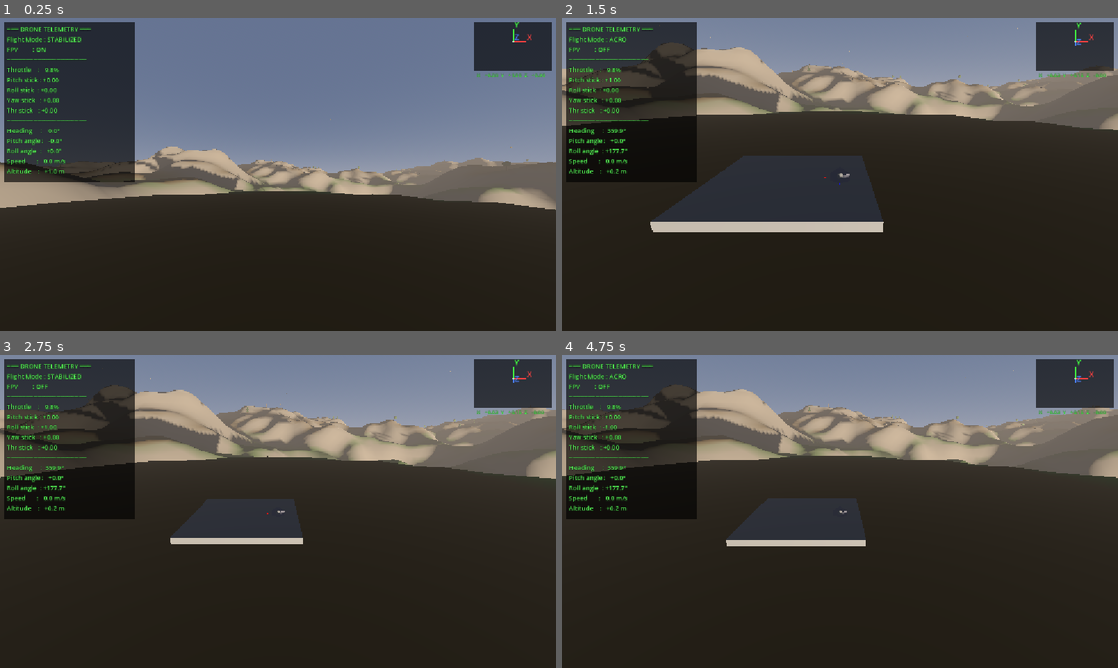
Above: before the commit, frames 1-4 (two rows, left to right).
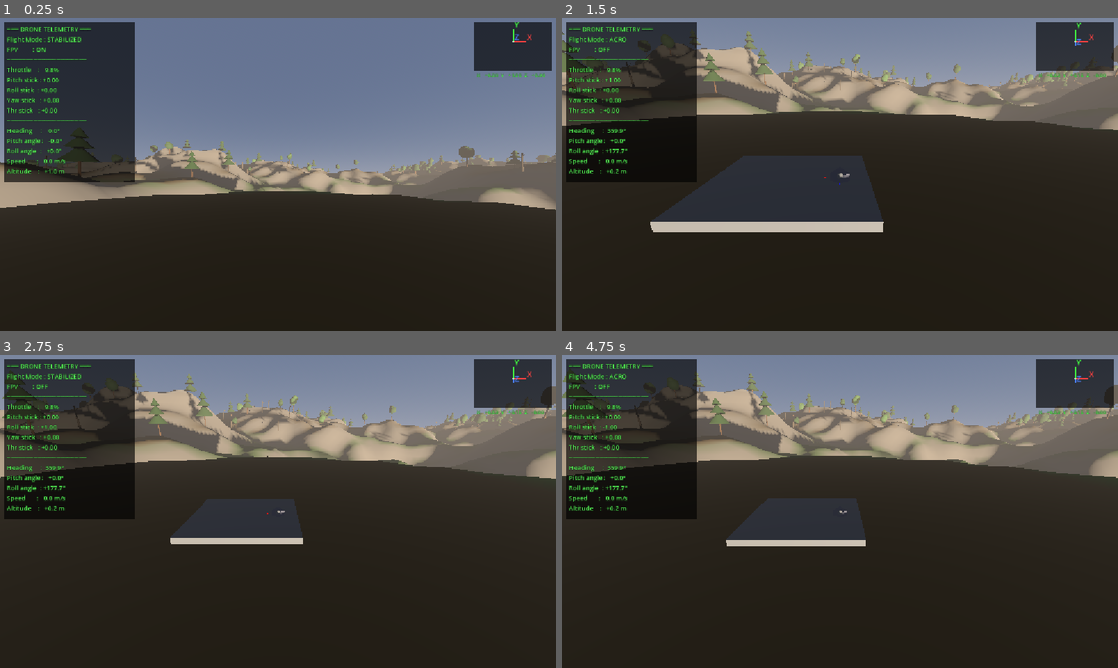
Above: after the commit, the same moments.

Repository: timbittner/dronesim
Game: Godot game, scene res://scenes/main.tscn
The game is run twice, just before and just after one commit, with the same random seed, the same clock (stepped at 60 frames per second) and the same inputs.
Inputs:
- Up to frame 1 (0.25 s): no input
- Up to frame 2 (1.5 s): tap Enter at 0.5 s; hold Right (roll_right) 0.53-1.28 s; hold M (toggle_flight_mode) 0.53-1.28 s; hold Down (pitch_backward) from 1.28 s (still down); tap C (toggle_fpv) at 1.35 s
- Up to frame 3 (2.75 s): release Down (pitch_backward) at 2.03 s; hold Right (roll_right) from 2.03 s (still down); hold M (toggle_flight_mode) from 2.03 s (still down)
- Up to frame 4 (4.75 s): tap R (reset_drone) at 2.75, 3.5, 4.25 s; release Right (roll_right) at 2.78 s; release M (toggle_flight_mode) at 2.78 s; hold Up (pitch_forward) 2.78-3.53 s; tap C (toggle_fpv) at 2.85, 4.35 s; hold M (toggle_flight_mode) 3.53-4.28 s; hold Left (roll_left) from 3.53 s (still down)

The runs differ from the first frame. In frame 1, 1.3% of the frame differs, in the area x 8-100%, y 32-51%; in frame 2, 1.4%; in frame 3, 1.7%, in the area x 0-100%, y 4-26%; in frame 4, 1.7%.

Commit message:
fix: correct scatter transforms, enlarge foliage, enable in-editor terrain
Trees and rocks were built with the global Transform3D.translated/scaled/
rotated helpers, which displace the origin — canopies flew off their trunks
and rocks floated into the air. Build each part's transform explicitly as
Transform3D(basis, origin) so parts stay joined and rocks sit in the ground.

Also make trees larger and more numerous (per-tree scale, higher counts,
fuller crowns), and make terrain_generator + scatter @tool scripts so the
world renders in the editor without running the game. Rename the shadowing
`basis` locals and document the Godot/Blender MCPs in AGENTS.md.

Co-Authored-By: Claude Opus 4.8 <noreply@anthropic.com>

Diff:
--- a/scripts/environment/scatter.gd
+++ b/scripts/environment/scatter.gd
@@ -1,14 +1,22 @@
+@tool
 extends Node3D
 
 ## Scatters visual-only trees and rocks across the terrain at generation time.
-## Trees = cone trunk + sphere canopy, rocks = rough box/sphere meshes.
+## Trees = cone trunk + sphere/cone canopy, rocks = rough box/sphere meshes.
 ## No collision bodies yet — visual only.
-
-@export var tree_count: int = 300
-@export var rock_count: int = 150
+##
+## Transforms are built explicitly as Transform3D(basis, origin). The chained
+## Transform3D.translated()/scaled()/rotated() helpers are GLOBAL (they move the
+## origin relative to the world origin), which previously flung canopies off
+## their trunks and rocks into the air. Do not reintroduce them here.
+
+@export var tree_count: int = 900
+@export var rock_count: int = 220
 @export var scatter_radius: float = 220.0  # stay inside generated terrain
-@export var min_spacing: float = 3.0       # min distance between objects
+@export var min_spacing: float = 4.0       # min distance between objects
 @export var flat_radius: float = 12.0      # keep spawn area clear
+@export var tree_scale_min: float = 1.6    # per-tree size multiplier range
+@export var tree_scale_max: float = 3.0
 
 # Shared meshes and materials (created once, reused across instances)
 var _trunk_mesh: CylinderMesh
@@ -18,6 +26,7 @@
 var _canopy_pine_mid: CylinderMesh
 var _canopy_pine_low: CylinderMesh
 var _dead_trunk: CylinderMesh
+var _stub_mesh: CylinderMesh
 
 var _rock_box_mesh: BoxMesh
 var _rock_sphere_mesh: SphereMesh
@@ -39,11 +48,22 @@
 
 
 func _generate() -> void:
+	_clear_generated()
 	_rng = RandomNumberGenerator.new()
 	_rng.seed = 137
 	_setup_meshes_and_materials()
 	_scatter_trees()
 	_scatter_rocks()
+
+
+## Frees previously-generated preview nodes. Generated meshes are added without
+## an owner, so scene-defined children are left untouched and nothing generated
+## is persisted into the .tscn.
+func _clear_generated() -> void:
+	for child in get_children():
+		if child.owner == null:
+			remove_child(child)
+			child.queue_free()
 
 
 func _setup_meshes_and_materials() -> void:
@@ -85,6 +105,11 @@
 	_dead_trunk.bottom_radius = 0.07
 	_dead_trunk.height = 1.5
 
+	_stub_mesh = CylinderMesh.new()
+	_stub_mesh.top_radius = 0.01
+	_stub_mesh.bottom_radius = 0.02
+	_stub_mesh.height = 0.3
+
 	# --- Rocks ---
 	_rock_box_mesh = BoxMesh.new()
 	_rock_box_mesh.size = Vector3(0.3, 0.2, 0.25)
@@ -119,6 +144,17 @@
 	_rock_light_mat.roughness = 0.9
 
 
+## Adds one mesh part at an explicit world origin with an explicit basis.
+## Building the Transform3D directly avoids the global translated()/scaled()/
+## rotated() helpers, which would displace the origin.
+func _add_part(mesh: Mesh, mat: Material, origin: Vector3, part_basis: Basis) -> void:
+	var inst := MeshInstance3D.new()
+	inst.mesh = mesh
+	inst.material_override = mat
+	inst.transform = Transform3D(part_basis, origin)
+	add_child(inst)
+
+
 func _scatter_trees() -> void:
 	var placed_positions: Array[Vector2] = []
 
@@ -132,11 +168,12 @@
 			continue
 		placed_positions.append(pos2d)
 
+		var s := _rng.randf_range(tree_scale_min, tree_scale_max)
 		var tree_type := _rng.randi_range(0, 2)
 		match tree_type:
-			0: _spawn_deciduous(pos)
-			1: _spawn_pine(pos)
-			2: _spawn_dead_tree(pos)
+			0: _spawn_deciduous(pos, s)
+			1: _spawn_pine(pos, s)
+			2: _spawn_dead_tree(pos, s)
 
 
 func _scatter_rocks() -> void:
@@ -191,89 +228,77 @@
 	return 0.0
 
 
-func _spawn_deciduous(pos: Vector3) -> void:
-	# Trunk
-	var trunk := MeshInstance3D.new()
-	trunk.mesh = _trunk_mesh
-	trunk.material_override = _trunk_mat
-	trunk.transform = Transform3D.IDENTITY.translated(pos + Vector3(0.0, 0.6, 0.0))
-	add_child(trunk)
-
-	# Canopy sphere (slightly randomized scale)
-	var canopy := MeshInstance3D.new()
-	canopy.mesh = _canopy_sphere
-	canopy.material_override = _canopy_green_mat if _rng.randf() < 0.6 else _canopy_dark_mat
-	var scale_var := 1.0 + _rng.randf_range(-0.2, 0.2)
-	canopy.transform = Transform3D.IDENTITY.translated(pos + Vector3(0.0, 1.6, 0.0)) \
-		.scaled(Vector3(scale_var, scale_var, scale_var))
-	add_child(canopy)
-
-
-func _spawn_pine(pos: Vector3) -> void:
-	# Trunk
-	var trunk := MeshInstance3D.new()
-	trunk.mesh = _pine_trunk_mesh
-	trunk.material_override = _trunk_mat
-	trunk.transform = Transform3D.IDENTITY.translated(pos + Vector3(0.0, 0.9, 0.0))
-	add_child(trunk)
-
-	# Pine canopy: 3 stacked cone layers
+func _spawn_deciduous(pos: Vector3, s: float) -> void:
+	# A small random lean makes the grove feel less uniform.
+	var lean := _rng.randf_range(-0.05, 0.05)
+	var lean_basis := Basis.from_euler(Vector3(lean, _rng.randf_range(0.0, TAU), lean))
+	var trunk_basis := lean_basis * Basis.from_scale(Vector3(s, s, s))
+
+	# Trunk: height 1.2 → centre sits half a (scaled) height above ground.
+	_add_part(_trunk_mesh, _trunk_mat, pos + Vector3(0.0, 0.6 * s, 0.0), trunk_basis)
+
+	# Main canopy sphere — bottom overlaps the trunk top so they stay joined.
+	var cvar := 1.0 + _rng.randf_range(-0.2, 0.35)
+	var canopy_mat := _canopy_green_mat if _rng.randf() < 0.6 else _canopy_dark_mat
+	_add_part(_canopy_sphere, canopy_mat, pos + Vector3(0.0, 1.6 * s, 0.0),
+		Basis.from_scale(Vector3(s * cvar, s * cvar, s * cvar)))
+
+	# A second, smaller offset blob for a fuller, less perfectly-round crown.
+	var off := Vector3(_rng.randf_range(-0.25, 0.25), 1.95, _rng.randf_range(-0.25, 0.25)) * s
+	_add_part(_canopy_sphere, canopy_mat, pos + off,
+		Basis.from_scale(Vector3(s * 0.7, s * 0.7, s * 0.7)))
+
+
+func _spawn_pine(pos: Vector3, s: float) -> void:
+	var scale_basis := Basis.from_scale(Vector3(s, s, s))
+
+	# Trunk (height 1.8 → centre at 0.9).
+	_add_part(_pine_trunk_mesh, _trunk_mat, pos + Vector3(0.0, 0.9 * s, 0.0), scale_basis)
+
+	# Pine canopy: 3 stacked cone layers, each overlapping the one below.
 	var layers := [
-		{ "mesh": _canopy_pine_low, "y_offset": 1.2 },
-		{ "mesh": _canopy_pine_mid, "y_offset": 1.8 },
-		{ "mesh": _canopy_pine_top, "y_offset": 2.3 },
+		{ "mesh": _canopy_pine_low, "y": 1.2 },
+		{ "mesh": _canopy_pine_mid, "y": 1.8 },
+		{ "mesh": _canopy_pine_top, "y": 2.3 },
 	]
 	for layer in layers:
-		var inst := MeshInstance3D.new()
-		inst.mesh = layer["mesh"]
-		inst.material_override = _canopy_dark_mat
-		inst.transform = Transform3D.IDENTITY.translated(pos + Vector3(0.0, layer["y_offset"], 0.0))
-		add_child(inst)
-
-
-func _spawn_dead_tree(pos: Vector3) -> void:
-	var trunk := MeshInstance3D.new()
-	trunk.mesh = _dead_trunk
-	trunk.material_override = _dead_mat
-	trunk.transform = Transform3D.IDENTITY.translated(pos + Vector3(0.0, 0.75, 0.0))
-	add_child(trunk)
-
-	# Add a tiny branch stub
-	var stub := MeshInstance3D.new()
-	var stub_mesh := CylinderMesh.new()
-	stub_mesh.top_radius = 0.01
-	stub_mesh.bottom_radius = 0.02
-	stub_mesh.height = 0.3
-	stub.mesh = stub_mesh
-	stub.material_override = _dead_mat
-	stub.transform = Transform3D.IDENTITY.translated(pos + Vector3(0.2, 1.4, 0.0)) \
-		.rotated(Vector3.FORWARD, 0.5)
-	add_child(stub)
+		_add_part(layer["mesh"], _canopy_dark_mat,
+			pos + Vector3(0.0, layer["y"] * s, 0.0), scale_basis)
+
+
+func _spawn_dead_tree(pos: Vector3, s: float) -> void:
+	var scale_basis := Basis.from_scale(Vector3(s, s, s))
+
+	# Trunk (height 1.5 → centre at 0.75).
+	_add_part(_dead_trunk, _dead_mat, pos + Vector3(0.0, 0.75 * s, 0.0), scale_basis)
+
+	# A tiny angled branch stub near the top. Rotation is baked into the basis
+	# (local), so the stub stays attached to the trunk.
+	var stub_basis := Basis(Vector3.FORWARD, 0.9) * scale_basis
+	_add_part(_stub_mesh, _dead_mat, pos + Vector3(0.18 * s, 1.35 * s, 0.0), stub_basis)
 
 
 func _spawn_boulder(pos: Vector3) -> void:
-	var rock := MeshInstance3D.new()
-	rock.mesh = _rock_box_mesh
-	rock.material_override = _rock_mat if _rng.randf() < 0.6 else _rock_light_mat
-
-	var scale_var := 0.6 + _rng.randf_range(0.0, 0.8)
-	var rot_y := _rng.randf_range(0.0, TAU)
-	var rot_x := _rng.randf_range(-0.3, 0.3)
-	var rot_z := _rng.randf_range(-0.3, 0.3)
-	rock.transform = Transform3D.IDENTITY.translated(pos + Vector3(0.0, scale_var * 0.1, 0.0)) \
-		.scaled(Vector3(scale_var, scale_var, scale_var)) \
-		.rotated(Vector3.UP, rot_y) \
-		.rotated(Vector3.RIGHT, rot_x) \
-		.rotated(Vector3.FORWARD, rot_z)
-	add_child(rock)
+	var mat := _rock_mat if _rng.randf() < 0.6 else _rock_light_mat
+	var scale_var := 0.6 + _rng.randf_range(0.0, 0.9)
+
+	# Random orientation, baked into the basis so it never moves the origin.
+	var rot := Basis.from_euler(Vector3(
+		_rng.randf_range(-0.3, 0.3),
+		_rng.randf_range(0.0, TAU),
+		_rng.randf_range(-0.3, 0.3)))
+	var rock_basis := rot * Basis.from_scale(Vector3(scale_var, scale_var, scale_var))
+
+	# Sit the boulder in the ground (centre near the surface → half-buried look)
+	# so it always reads as resting on the terrain, never floating.
+	_add_part(_rock_box_mesh, mat, pos + Vector3(0.0, scale_var * 0.05, 0.0), rock_basis)
 
 
 func _spawn_rubble(pos: Vector3) -> void:
-	var rock := MeshInstance3D.new()
-	rock.mesh = _rock_sphere_mesh
-	rock.material_override = _rock_mat if _rng.randf() < 0.5 else _rock_light_mat
-
-	var scale_var := 0.5 + _rng.randf_range(0.0, 0.6)
-	rock.transform = Transform3D.IDENTITY.translated(pos + Vector3(0.0, scale_var * 0.15, 0.0)) \
-		.scaled(Vector3(scale_var, scale_var * 0.7, scale_var * 0.8))
-	add_child(rock)
+	var mat := _rock_mat if _rng.randf() < 0.5 else _rock_light_mat
+	var sx := 0.5 + _rng.randf_range(0.0, 0.7)
+	var rock_basis := Basis(Vector3.UP, _rng.randf_range(0.0, TAU)) \
+		* Basis.from_scale(Vector3(sx, sx * 0.7, sx * 0.85))
+
+	# Flattened stone embedded in the ground.
+	_add_part(_rock_sphere_mesh, mat, pos + Vector3(0.0, sx * 0.05, 0.0), rock_basis)
--- a/scripts/environment/terrain_generator.gd
+++ b/scripts/environment/terrain_generator.gd
@@ -1,3 +1,4 @@
+@tool
 class_name TerrainGenerator
 extends Node3D
 
@@ -21,9 +22,22 @@
 
 
 func _generate_terrain() -> void:
+	_clear_generated()
 	_setup_noise()
 	_build_mesh()
 	_build_collision()
+
+
+## Frees previously-generated preview nodes (mesh + collision) so rebuilds in
+## the editor don't stack duplicates. Generated nodes are added without an
+## owner, so the scene-defined Scatter child is left untouched and nothing
+## generated is persisted into the .tscn.
+func _clear_generated() -> void:
+	for child in get_children():
+		if child is MeshInstance3D or child is StaticBody3D:
+			if child.owner == null:
+				remove_child(child)
+				child.queue_free()
 
 
 func _setup_noise() -> void:
Not shown, changed: AGENTS.md
